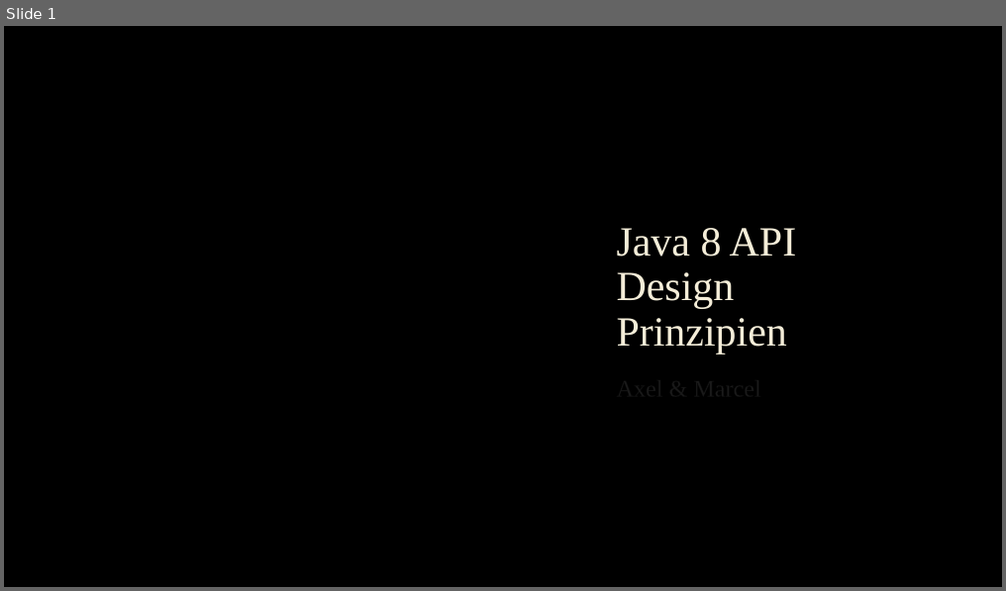
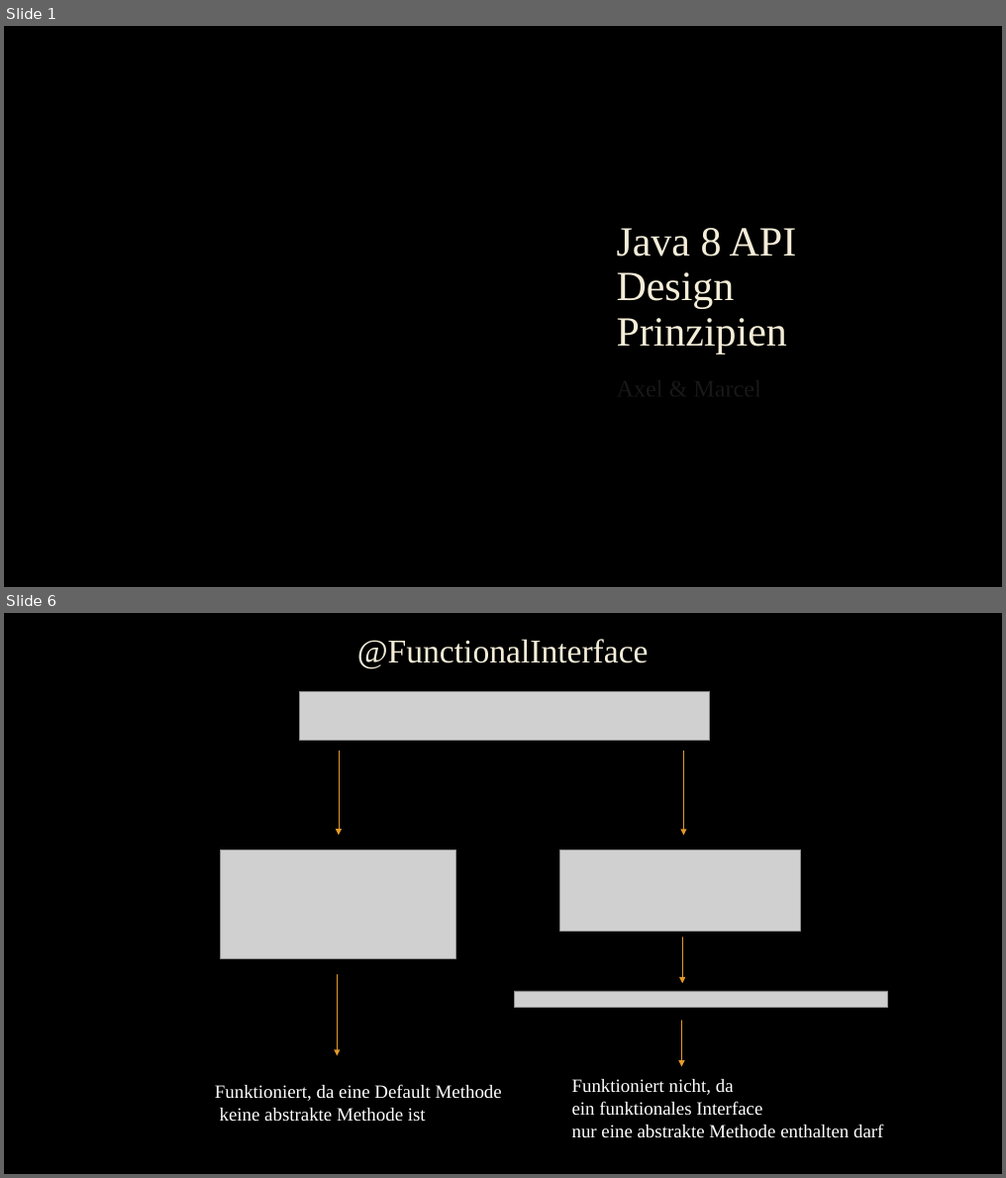
Before and after one commit to nobody1337/DemoAPI, a slide deck: Präsentation/Java 8 API Design Prinzipien.pptx. Shown one above the other, each under a label of ours: slide 1 before the commit, slides 1 and 6 after it; the slides between them are not shown. The pictures are 1006x591 and 1006x1178 pixels, drawn with LibreOffice and Linux fonts; fonts in the diff are those of the drawing; grey boxes stand for pictures; background and template pictures are left out. Boxes give left, top, right and bottom in pixels: in the first picture for what was removed or moved away, otherwise in the second. Text is boxed around its words. In the diff, an @@ line names an element or a change of style, - is before the commit and + after.

```diff
--- a/Präsentation/Java 8 API Design Prinzipien.pptx
+++ b/Präsentation/Java 8 API Design Prinzipien.pptx
@@ slide 6 added at (4, 613, 1002, 1174), background picture (left out) @@
@@ title added at (357, 639, 648, 669), 32 pt, text #F4EDD8 @@
+@FunctionalInterface
@@ picture added at (299, 691, 710, 741) @@
@@ arrow added from (339, 751) to (339, 836), #E59B2C 0.75 pt @@
@@ arrow added from (684, 751) to (684, 836), #E59B2C 0.75 pt @@
@@ picture added at (221, 850, 456, 959) @@
@@ picture added at (560, 850, 801, 931) @@
@@ arrow added from (682, 937) to (682, 983), #E59B2C 0.75 pt @@
@@ arrow added from (338, 975) to (338, 1057), #E59B2C 0.75 pt @@
@@ picture added at (514, 991, 887, 1007) @@
@@ arrow added from (681, 1021) to (681, 1066), #E59B2C 0.75 pt @@
@@ text added at (215, 1084, 502, 1122), 18 pt, text #FFFFFF @@
+Funktioniert, da eine Default Methode
+keine abstrakte Methode ist
@@ text added at (572, 1079, 883, 1139), 18 pt, text #FFFFFF @@
+Funktioniert nicht, da
+ein funktionales Interface
+nur eine abstrakte Methode enthalten darf
```
Also in this commit, not shown: 1 slide changed, 7 other slides added, 19 other files.
